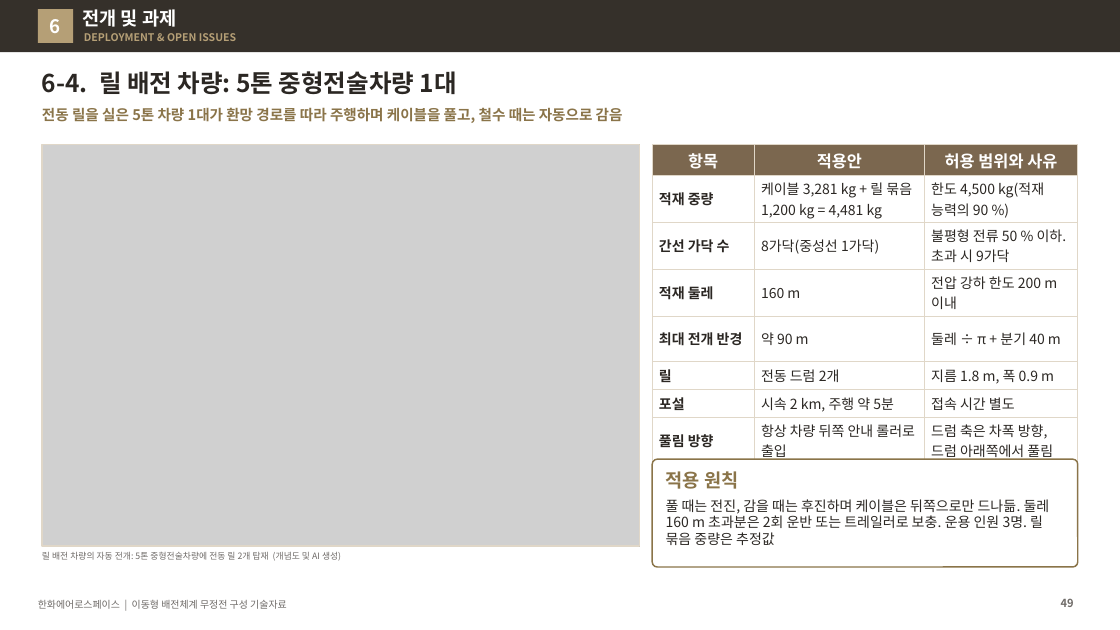
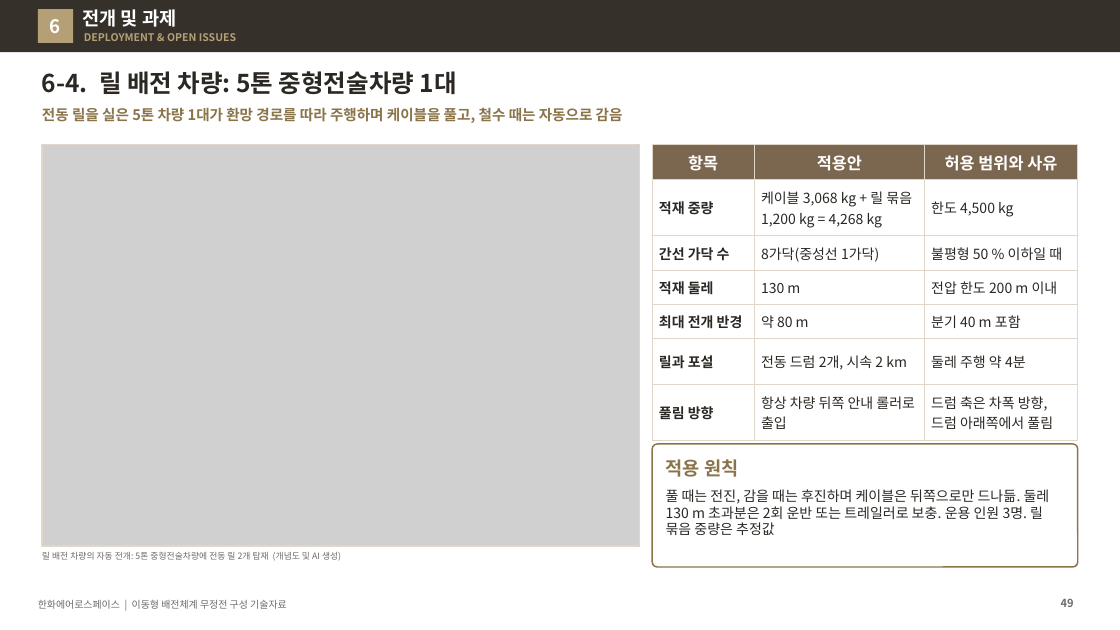
Before and after one commit to byunjd112-hue/headroom, a slide deck: slide 49 of mobile_ems/docs/out/IFPS_이동형배전체계_무정전구성_기술자료_Rev72.pptx. Drawn at 1120x630 pixels with LibreOffice and Linux fonts; fonts in the diff are those of the drawing; grey boxes stand for pictures. Boxes give left, top, right and bottom in pixels: in the first picture for what was removed or moved away, otherwise in the second. Text is boxed around its words. In the diff, an @@ line names an element or a change of style, - is before the commit and + after.

```diff
--- a/mobile_ems/docs/out/IFPS_이동형배전체계_무정전구성_기술자료_Rev72.pptx
+++ b/mobile_ems/docs/out/IFPS_이동형배전체계_무정전구성_기술자료_Rev72.pptx
@@ table at [652,145,1078,433] @@
-row 2: 적재 중량 | 케이블 3,281 kg + 릴 묶음 1,200 kg = 4,481 kg | 한도 4,500 kg(적재 능력의 90 %)
-row 3: 간선 가닥 수 | 8가닥(중성선 1가닥) | 불평형 전류 50 % 이하. 초과 시 9가닥
-row 4: 적재 둘레 | 160 m | 전압 강하 한도 200 m 이내
-row 5: 최대 전개 반경 | 약 90 m | 둘레 ÷ π + 분기 40 m
-row 6: 릴 | 전동 드럼 2개 | 지름 1.8 m, 폭 0.9 m
-row 7: 포설 | 시속 2 km, 주행 약 5분 | 접속 시간 별도
+row 2: 적재 중량 | 케이블 3,068 kg + 릴 묶음 1,200 kg = 4,268 kg | 한도 4,500 kg
+row 3: 간선 가닥 수 | 8가닥(중성선 1가닥) | 불평형 50 % 이하일 때
+row 4: 적재 둘레 | 130 m | 전압 한도 200 m 이내
+row 5: 최대 전개 반경 | 약 80 m | 분기 40 m 포함
+row 6: 릴과 포설 | 전동 드럼 2개, 시속 2 km | 둘레 주행 약 4분
@@ rounded rectangle: place and size @@
-rounded rectangle at [652,460,1078,567]
+rounded rectangle at [652,444,1078,567]
@@ rounded rectangle at [652,444,1078,567]: proportions changed @@
@@ text "적용 원칙": place and size @@
-text "적용 원칙" at [666,471,738,489]
+text "적용 원칙" at [666,459,738,477]
@@ text at [666,489,1050,535]: text changed @@
-풀 때는 전진, 감을 때는 후진하며 케이블은 뒤쪽으로만 드나듦. 둘레 160 m 초과분은 2회 운반 또는 트레일러로 보충. 운용 인원 3명. 릴 묶음 중량은 추정값
+풀 때는 전진, 감을 때는 후진하며 케이블은 뒤쪽으로만 드나듦. 둘레 130 m 초과분은 2회 운반 또는 트레일러로 보충. 운용 인원 3명. 릴 묶음 중량은 추정값
```
Also in this commit, not shown: 4 other slides changed, 1 slide added, 2 other files.
